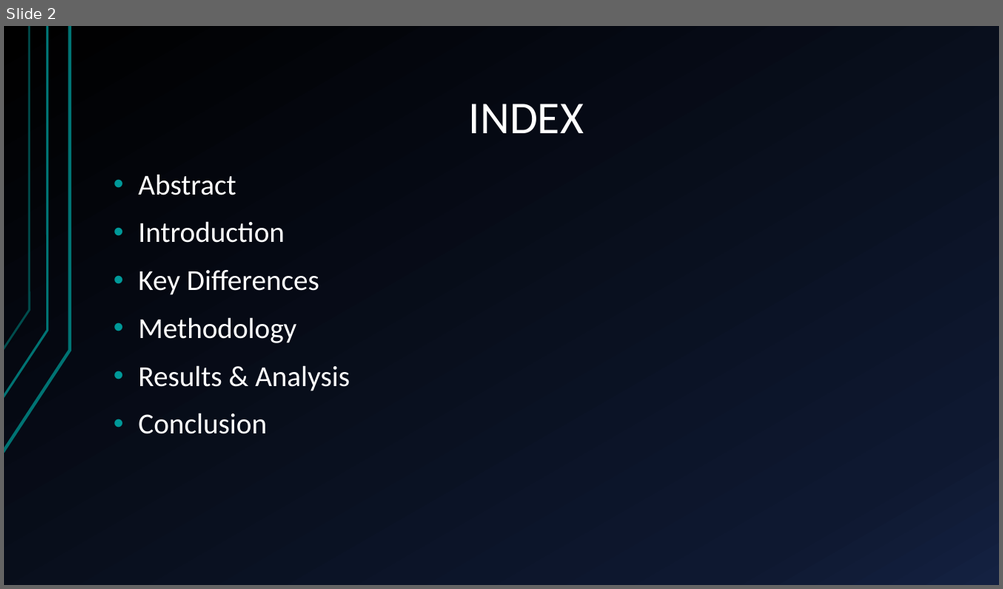
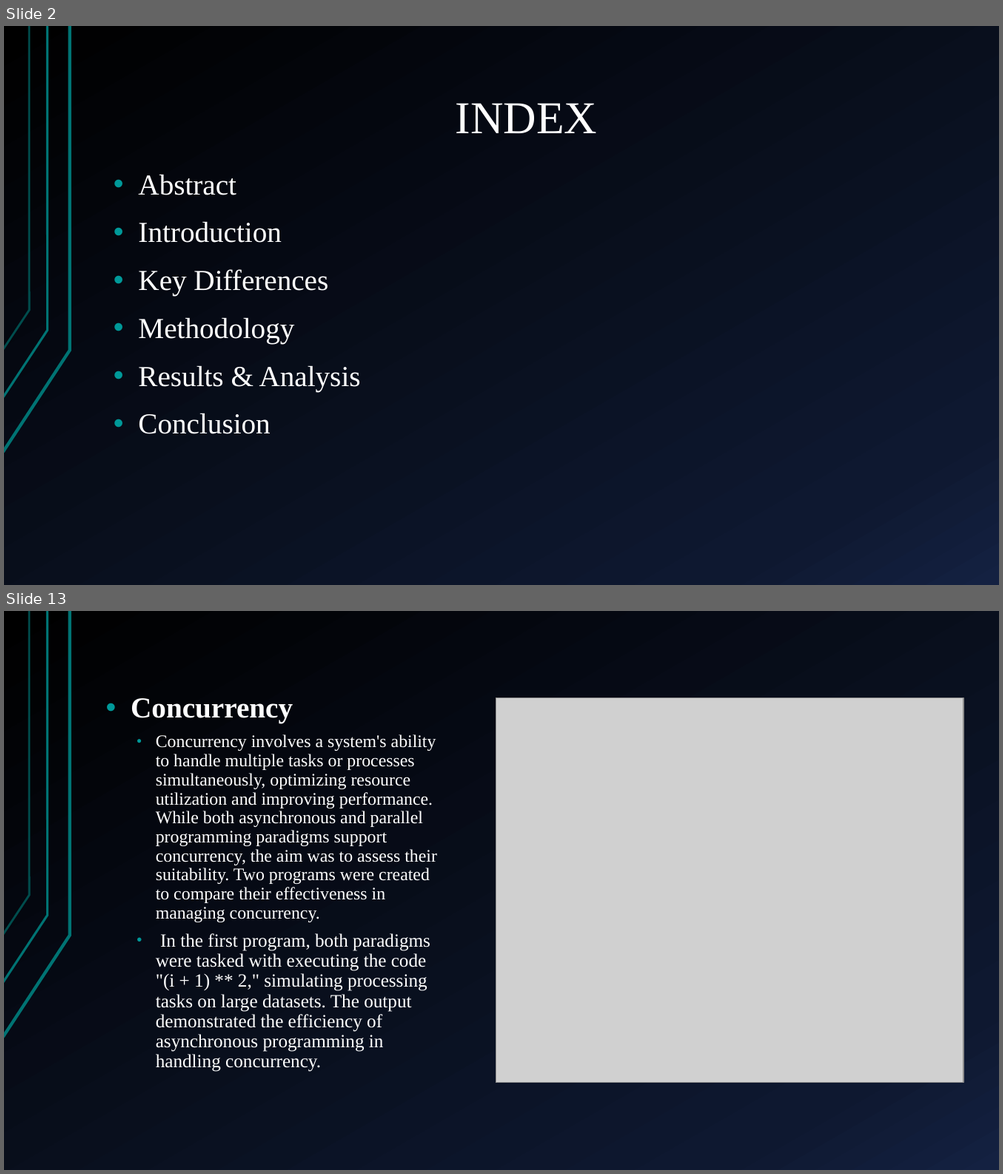
Before and after one commit to ShreyashBhardwaj/AnalysisoUseCases, a slide deck: Analysis of Use Cases.pptx. Shown one above the other, each under a label of ours: slide 2 before the commit, slides 2 and 13 after it; the slides between them are not shown. The pictures are 1003x589 and 1003x1174 pixels, drawn with LibreOffice and Linux fonts; fonts in the diff are those of the drawing; grey boxes stand for pictures. Boxes give left, top, right and bottom in pixels: in the first picture for what was removed or moved away, otherwise in the second. Text is boxed around its words. In the diff, an @@ line names an element or a change of style, - is before the commit and + after.

```diff
--- a/Analysis of Use Cases.pptx
+++ b/Analysis of Use Cases.pptx
@@ slide 13 added at (4,611,999,1170), background gradient #000000 to #0F1931 to #142242; not listed: 3 template elements that a slide beside it also shows @@
@@ text added at (131,698,437,1072), 17 pt, text #FFFFFF @@
+• Concurrency
+  • Concurrency involves a system's ability to handle multiple tasks or processes simultaneously, optimizing resource utilization and improving performance. While both asynchronous and parallel programming paradigms support concurrency, the aim was to assess their suitability. Two programs were created to compare their effectiveness in managing concurrency.
+  • In the first program, both paradigms were tasked with executing the code "(i + 1) ** 2," simulating processing tasks on large datasets. The output demonstrated the efficiency of asynchronous programming in handling concurrency.
@@ picture added at (495,698,964,1083) @@
@@ slide 2 changed as well @@
@@ title "INDEX" at (455,103,597,133): font Calibri to Times New Roman @@
@@ text "Abstract" at (138,174,361,434): font Calibri to Times New Roman @@
```
Also in this commit, not shown: 6 other slides changed, 8 other slides added, 2 slides removed.
